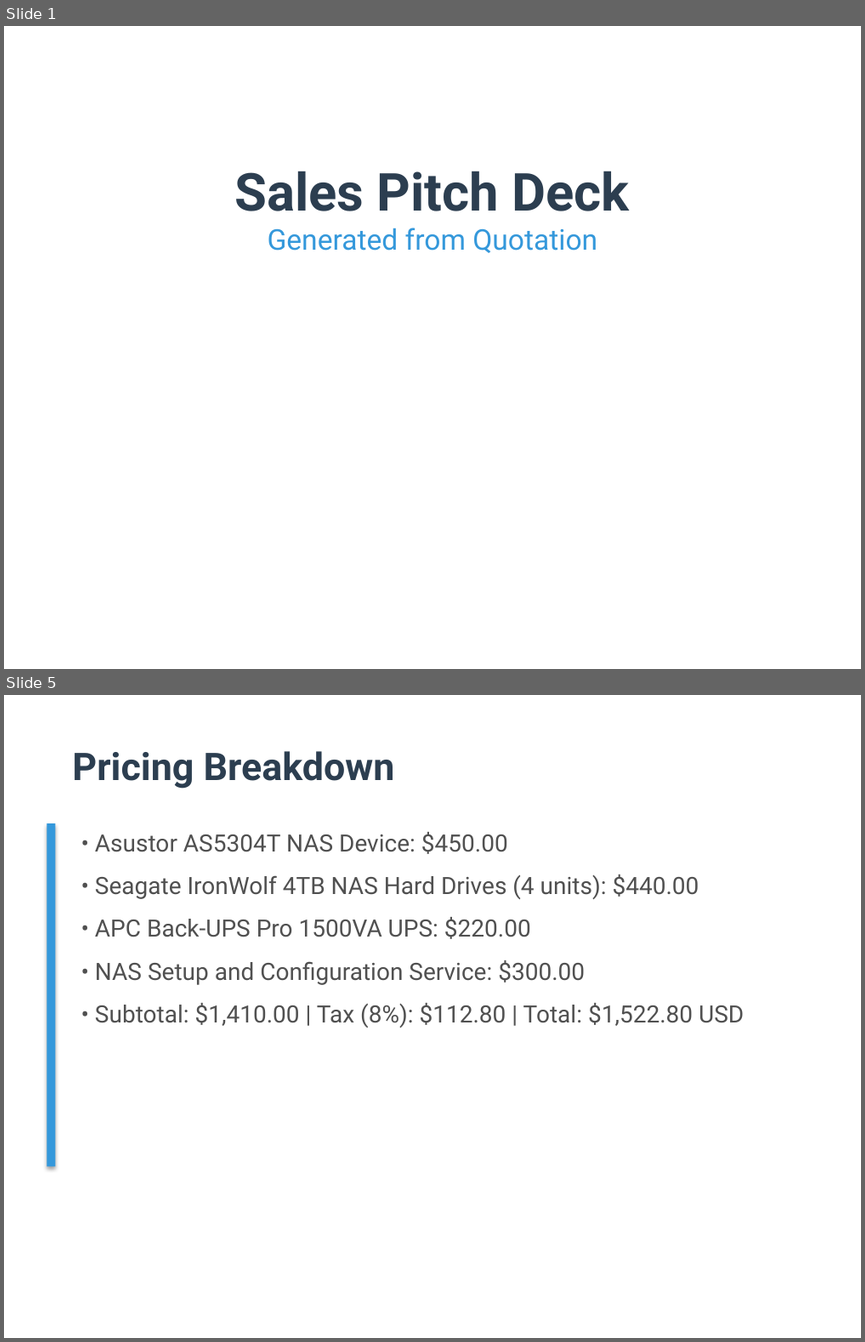
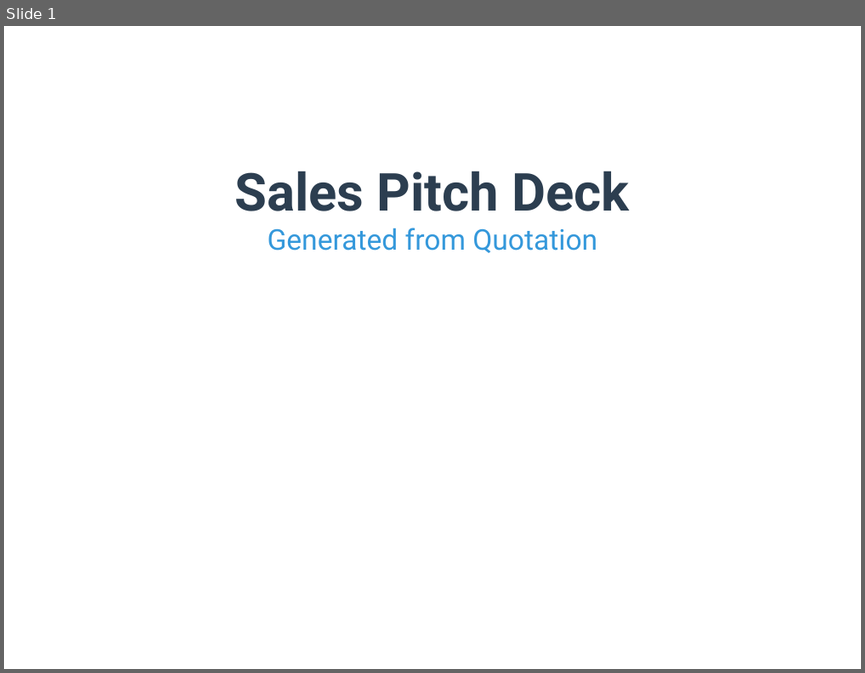
Before and after one commit to TejasGupta-27/b2b-sales-backend, a slide deck: Data/pitch_decks/pitch_deck_001.pptx. Shown one above the other, each under a label of ours: slides 1 and 5 before the commit, slide 1 after it; the slides between them are not shown. The pictures are 865x1342 and 865x673 pixels, drawn with LibreOffice and Linux fonts; fonts in the diff are those of the drawing. Boxes give left, top, right and bottom in pixels: in the first picture for what was removed or moved away, otherwise in the second. Text is boxed around its words. In the diff, an @@ line names an element or a change of style, - is before the commit and + after.

```diff
--- a/Data/pitch_decks/pitch_deck_001.pptx
+++ b/Data/pitch_decks/pitch_deck_001.pptx
@@ slide 5 removed at (4,695,861,1338), background #FFFFFF @@
@@ text removed at (72,751,395,789) @@
-Pricing Breakdown
@@ rectangle removed at (46,823,55,1166) @@
@@ text removed at (95,832,744,1027) @@
-• Asustor AS5304T NAS Device: $450.00
-• Seagate IronWolf 4TB NAS Hard Drives (4 units): $440.00
-• APC Back-UPS Pro 1500VA UPS: $220.00
-• NAS Setup and Configuration Service: $300.00
-• Subtotal: $1,410.00 | Tax (8%): $112.80 | Total: $1,522.80 USD
```
Also in this commit, not shown: 1 slide changed, 8 slides added, 7 other slides removed, 13 other files.
